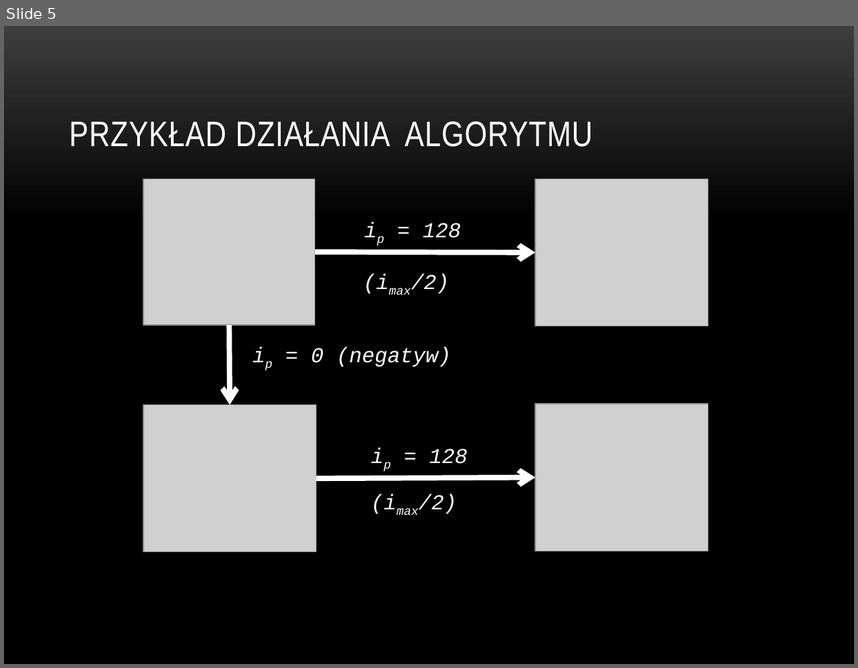
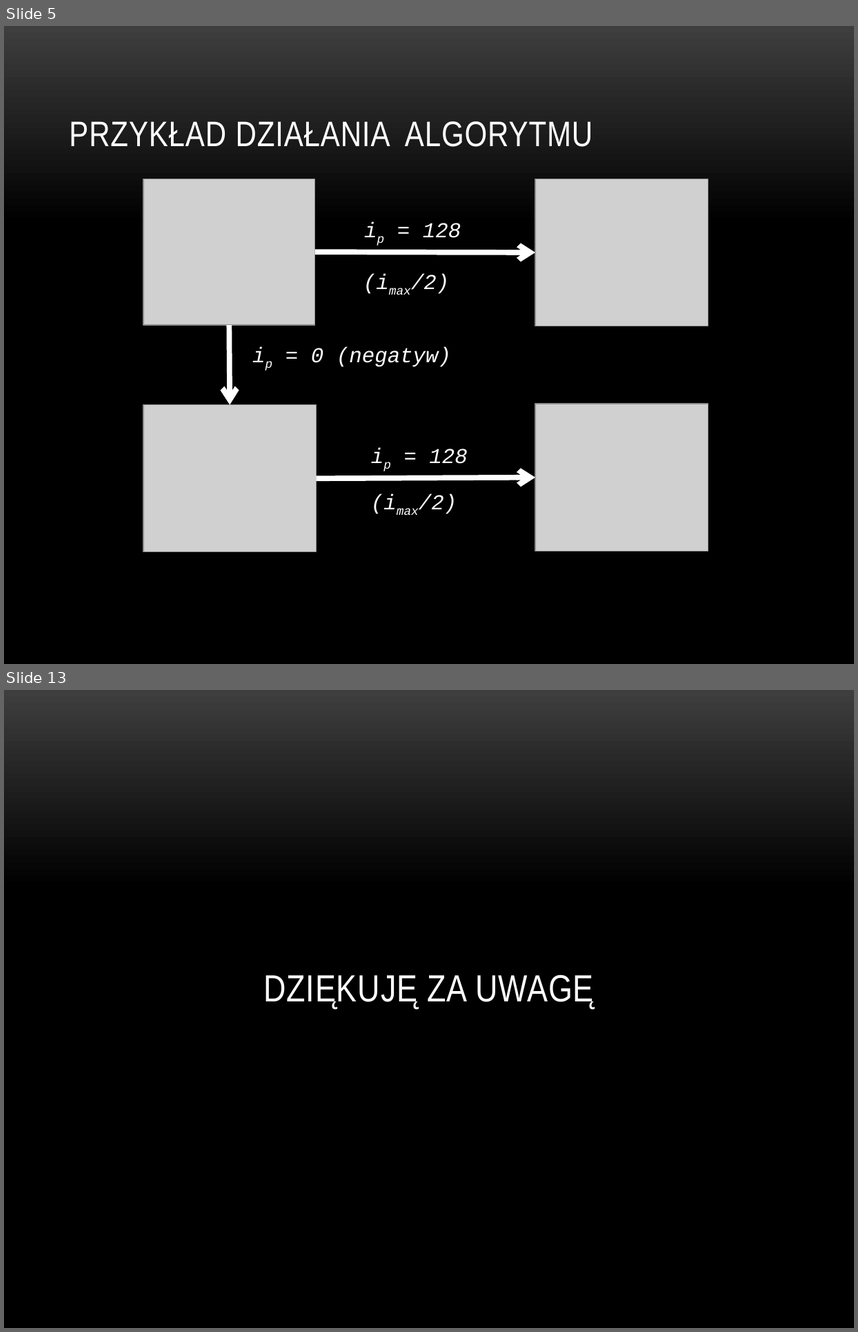
Before and after one commit to BartekBac/home, a slide deck: Algorytm solaryzacji obrazu.pptx. Shown one above the other, each under a label of ours: slide 5 before the commit, slides 5 and 13 after it; the slides between them are not shown. The pictures are 858x668 and 858x1332 pixels, drawn with LibreOffice and Linux fonts; fonts in the diff are those of the drawing; grey boxes stand for pictures; background and template pictures are left out. Boxes give left, top, right and bottom in pixels: in the first picture for what was removed or moved away, otherwise in the second. Text is boxed around its words. In the diff, an @@ line names an element or a change of style, - is before the commit and + after.

```diff
--- a/Algorytm solaryzacji obrazu.pptx
+++ b/Algorytm solaryzacji obrazu.pptx
@@ slide 13 added at <box>4,690,854,1328</box>, background gradient #3F3F3F to #000000 @@
@@ title added at <box>263,974,594,1008</box>, 32 pt, text #FFFFFF @@
+DZIĘKUJĘ ZA UWAGĘ
```
Also in this commit, not shown: 7 other slides added, 1 other file.
